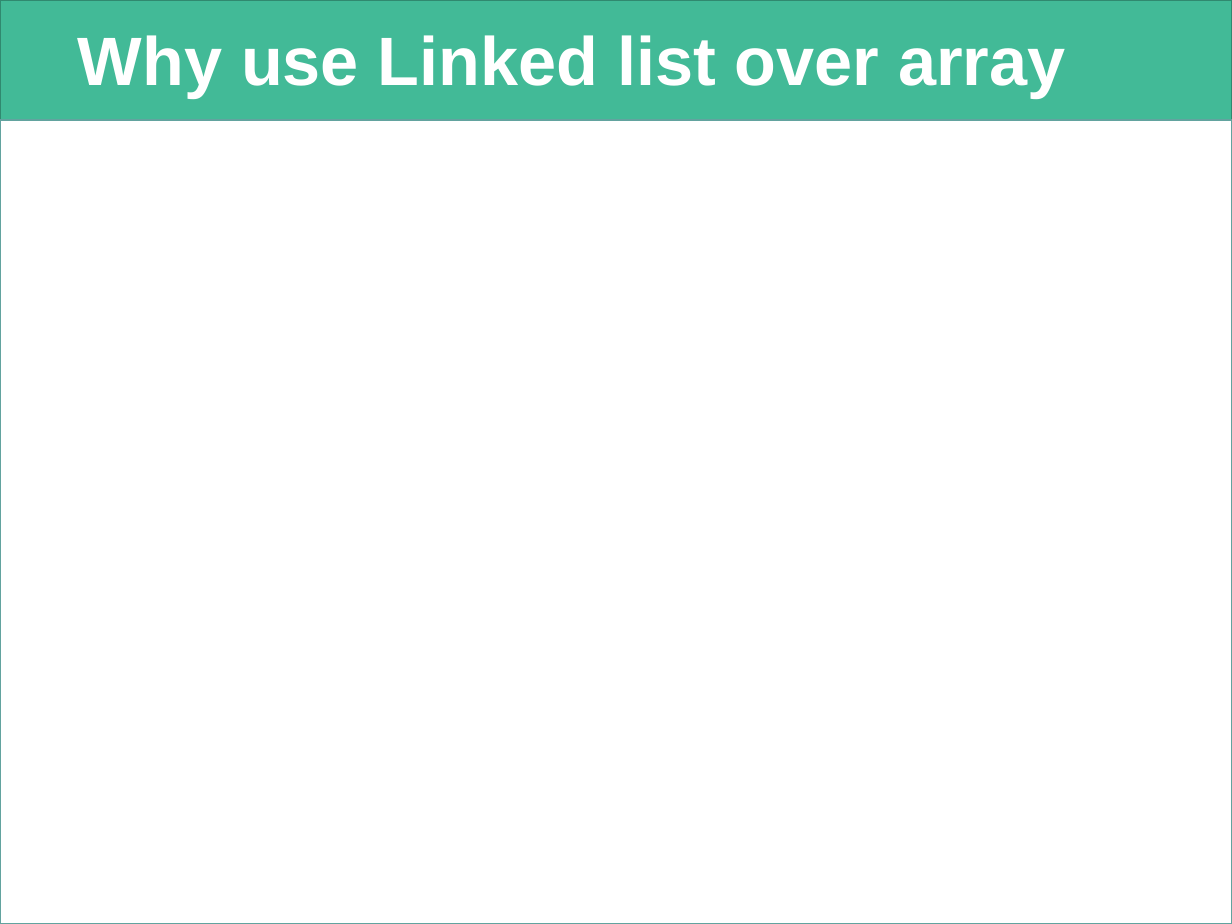
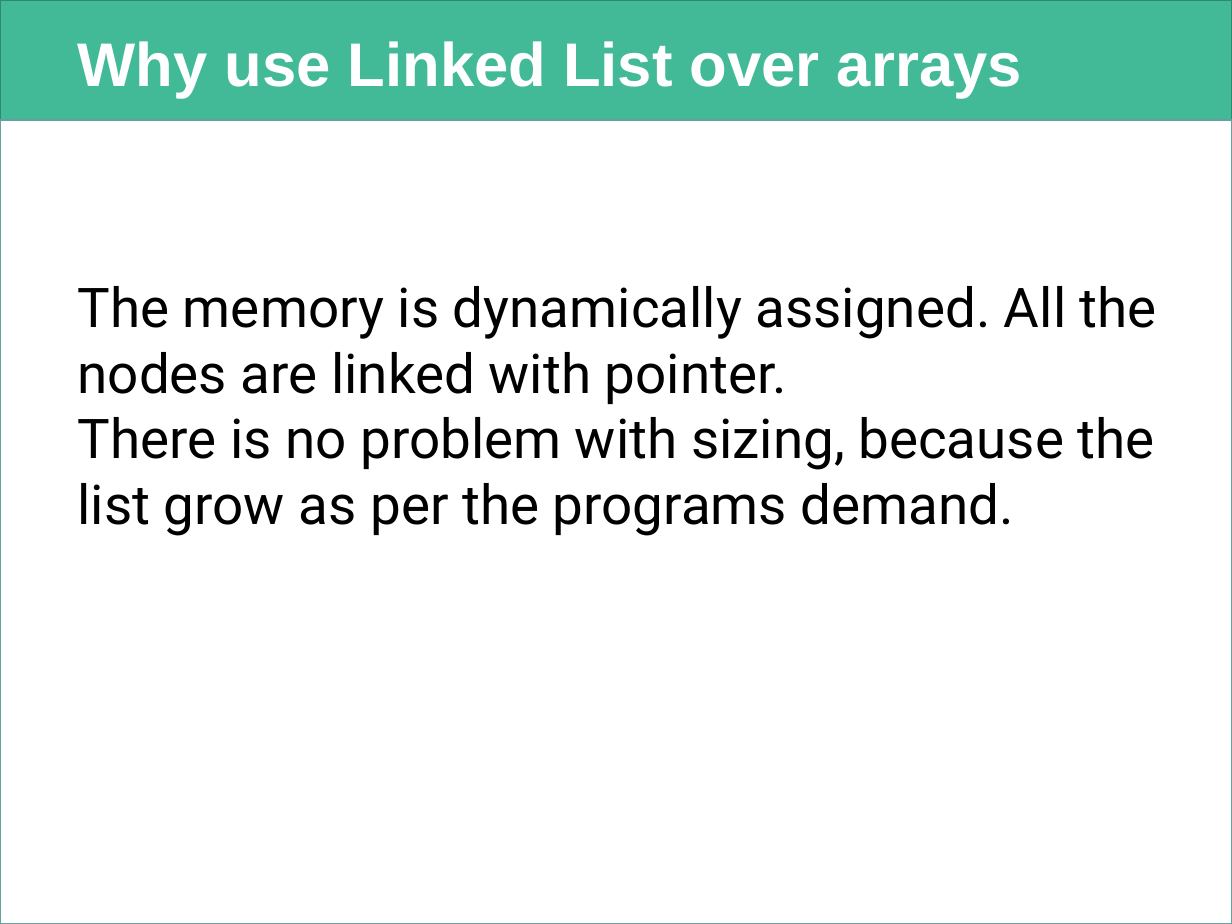
Before and after one commit to myNameHtml/Kyaw-Saliu-LinkedList-2022, a slide deck: slide 5 of LinkedList.pptx (slide 2 before the commit). Drawn at 1232x924 pixels with LibreOffice and Linux fonts; fonts in the diff are those of the drawing; background and template pictures are left out. Boxes give left, top, right and bottom in pixels: in the first picture for what was removed or moved away, otherwise in the second. Text is boxed around its words. In the diff, an @@ line names an element or a change of style, - is before the commit and + after.

Commit message:
Power Point 2

```diff
--- a/LinkedList.pptx
+++ b/LinkedList.pptx
@@ title at bbox=[78, 41, 1022, 98]: text changed; size 40 to 36 pt @@
-Why use Linked list over array
+Why use Linked List over arrays
@@ text added at bbox=[78, 286, 1157, 536], 32 pt, text #000000 @@
+The memory is dynamically assigned. All the nodes are linked with pointer.
+There is no problem with sizing, because the list grow as per the programs demand.
```
Also in this commit, not shown: 1 other slide changed, 4 slides added, 2 slides removed.
